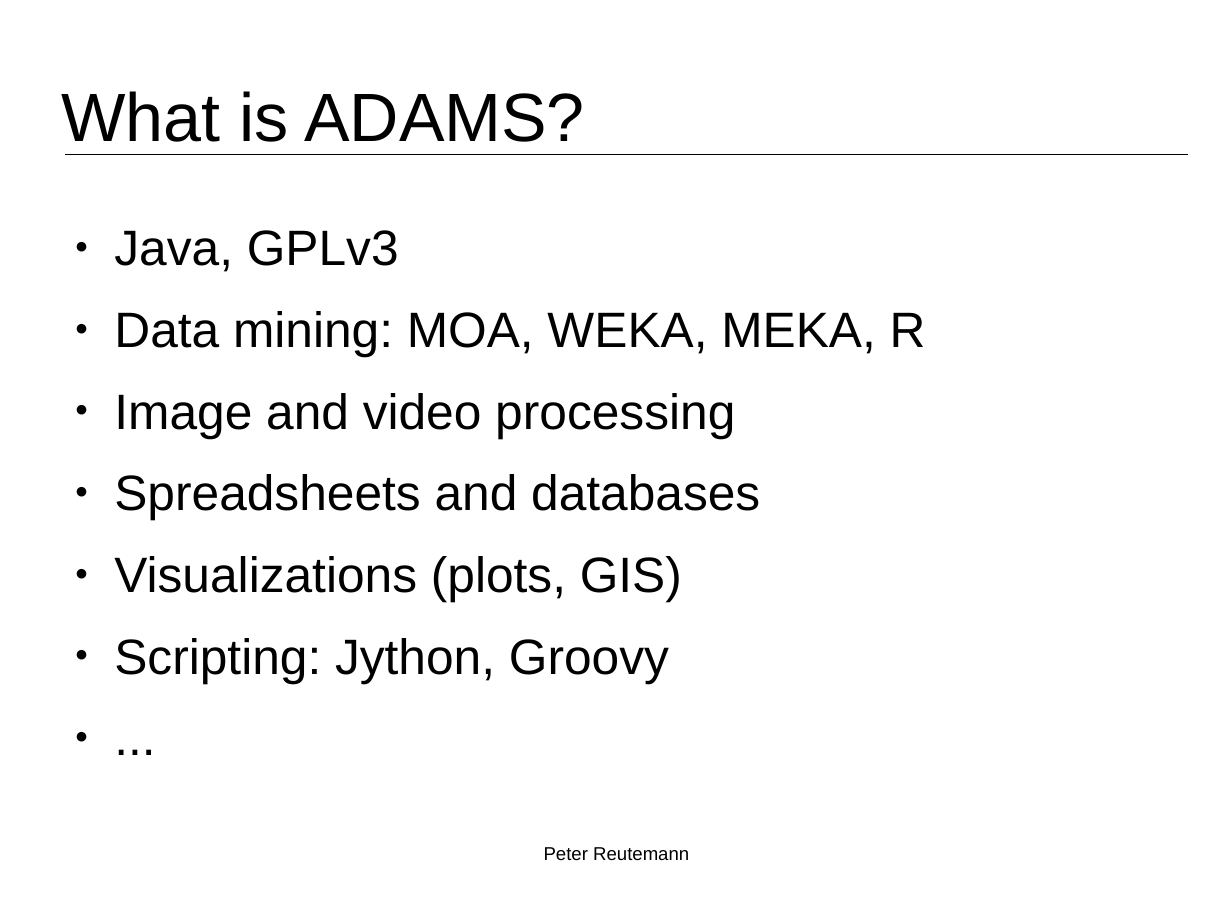
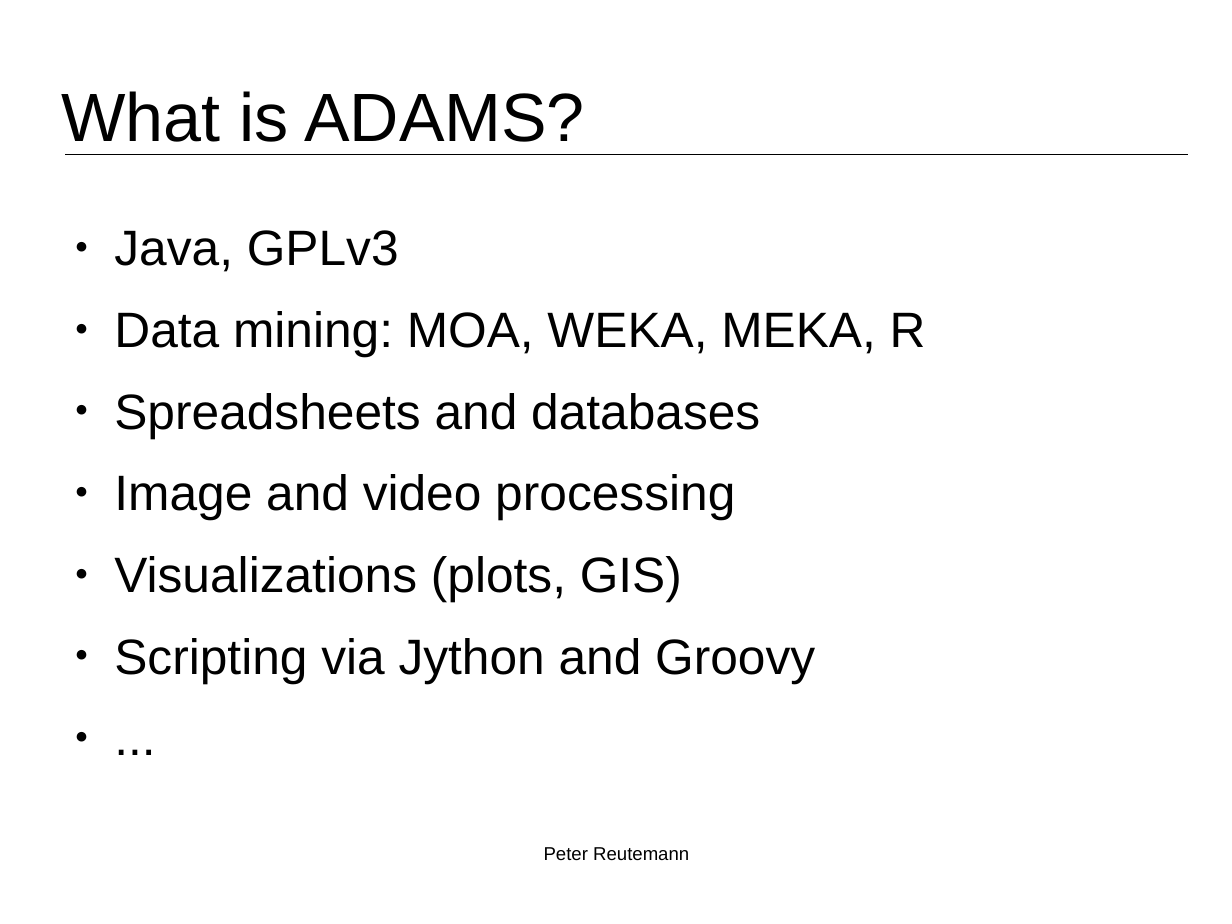
Before and after one commit to fracpete/bigmine-2015, a slide deck: slide 2 of talk/bigmine2015_reutemann.odp. Drawn at 1232x924 pixels with LibreOffice and Linux fonts; fonts in the diff are those of the drawing; background and template pictures are left out. Boxes give left, top, right and bottom in pixels: in the first picture for what was removed or moved away, otherwise in the second. Text is boxed around its words. In the diff, an @@ line names an element or a change of style, - is before the commit and + after.

```diff
--- a/talk/bigmine2015_reutemann.odp
+++ b/talk/bigmine2015_reutemann.odp
@@ text at (x1=114, y1=393, x2=760, y2=438): paragraph added @@
+● Spreadsheets and databases
@@ text at (x1=114, y1=474, x2=760, y2=520): paragraph removed @@
-● Spreadsheets and databases
@@ text at (x1=114, y1=638, x2=815, y2=683): text changed @@
-● Scripting: Jython, Groovy
+● Scripting via Jython and Groovy
```
Also in this commit, not shown: 5 other slides changed, 2 slides added, 5 other files.
